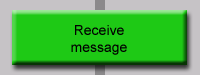
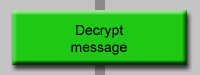
Layered file, before and after one edit (200x75). Changes by layer:
renamed "Receive message" to "Decrypt message", painted on it over [75, 25, 124, 38]
